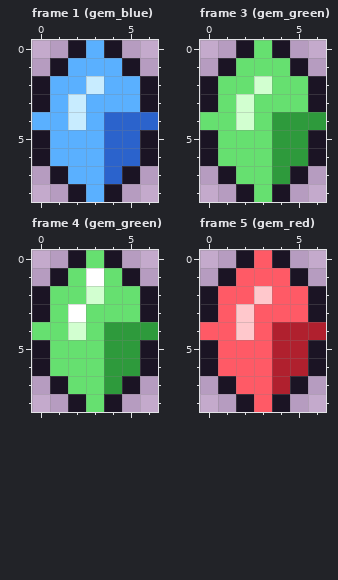
Edited in one commit: pixel-art file (src/art/sprites/gem.aseprite). That is the earlier state.
7x9 pixels, 6 frames. Colours within 5 levels of each other are drawn and written as one. Shown: frame 1 (gem_blue), frame 3 (gem_green), frame 4 (gem_green), frame 5 (gem_red). The commit also changed other frames, which this record leaves out.
The same view after the edit:
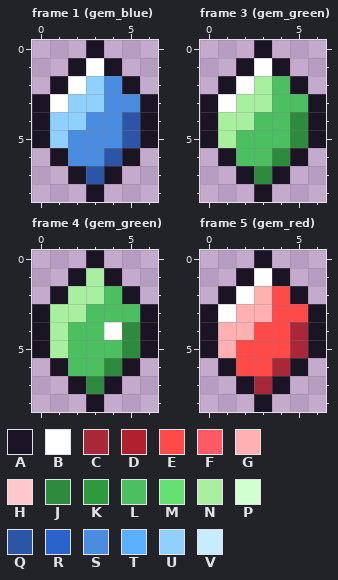
Palette (. is transparent): A #1b1424  B #ffffff  C #a8283a  D #b0202e  E #ff4a4a  F #ff5a66  G #ffb0b0  H #ffc8cc  J #2e8a3c  K #2e9a3c  L #4cc060  M #66e070  N #a8f0a0  P #d2ffd0  Q #2c55a8  R #2b63cc  S #4a8de0  T #5ab0ff  U #8fd0ff  V #c8ecff
Difference:
--- frame 1 (gem_blue)
@@ x 0..6 @@
-0 ..ATA..
-1 .ATTTA.
-2 ATTVTTA
-3 ATVTTTA
-4 TTVTRRR
-5 ATTTRRA
-6 ATTTRRA
-7 .ATTRA.
-8 ..ATA..
+0 ...A...
+1 ..ABA..
+2 .ABUSA.
+3 ABUUSSA
+4 AUUSSQA
+5 AUSSSQA
+6 .ASSQA.
+7 ..AQA..
+8 ...A...
--- frame 3 (gem_green)
@@ x 0..6 @@
-0 ..AMA..
-1 .AMMMA.
-2 AMMPMMA
-3 AMPMMMA
-4 MMPMKKK
-5 AMMMKKA
-6 AMMMKKA
-7 .AMMKA.
-8 ..AMA..
+0 ...A...
+1 ..ABA..
+2 .ABNLA.
+3 ABNNLLA
+4 ANNLLJA
+5 ANLLLJA
+6 .ALLJA.
+7 ..AJA..
+8 ...A...
--- frame 4 (gem_green)
@@ x 0..6 @@
-0 ..AMA..
-1 .AMBMA.
-2 AMMPMMA
-3 AMBMMMA
-4 MMPMKKK
-5 AMMMKKA
-6 AMMMKKA
-7 .AMMKA.
-8 ..AMA..
+0 ...A...
+1 ..ANA..
+2 .ANNLA.
+3 ANNLLLA
+4 ANLLBJA
+5 ANLLLJA
+6 .ALLJA.
+7 ..AJA..
+8 ...A...
--- frame 5 (gem_red)
@@ x 0..6 @@
-0 ..AFA..
-1 .AFFFA.
-2 AFFHFFA
-3 AFHFFFA
-4 FFHFDDD
-5 AFFFDDA
-6 AFFFDDA
-7 .AFFDA.
-8 ..AFA..
+0 ...A...
+1 ..ABA..
+2 .ABGEA.
+3 ABGGEEA
+4 AGGEECA
+5 AGEEECA
+6 .AEECA.
+7 ..ACA..
+8 ...A...
Boxes around the changes in both pictures, in picture pixels (x1, y1, x2, y2):
changed: (32, 40, 158, 202)
changed: (200, 40, 326, 202)
changed: (32, 250, 158, 412)
changed: (200, 250, 326, 412)
